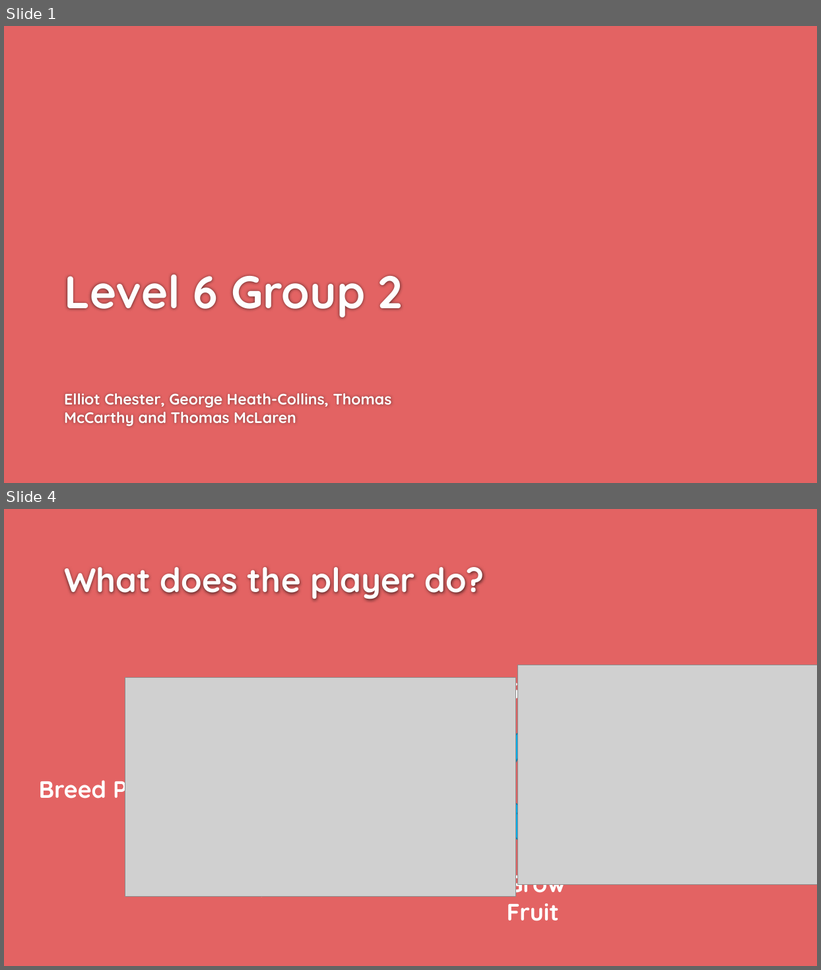
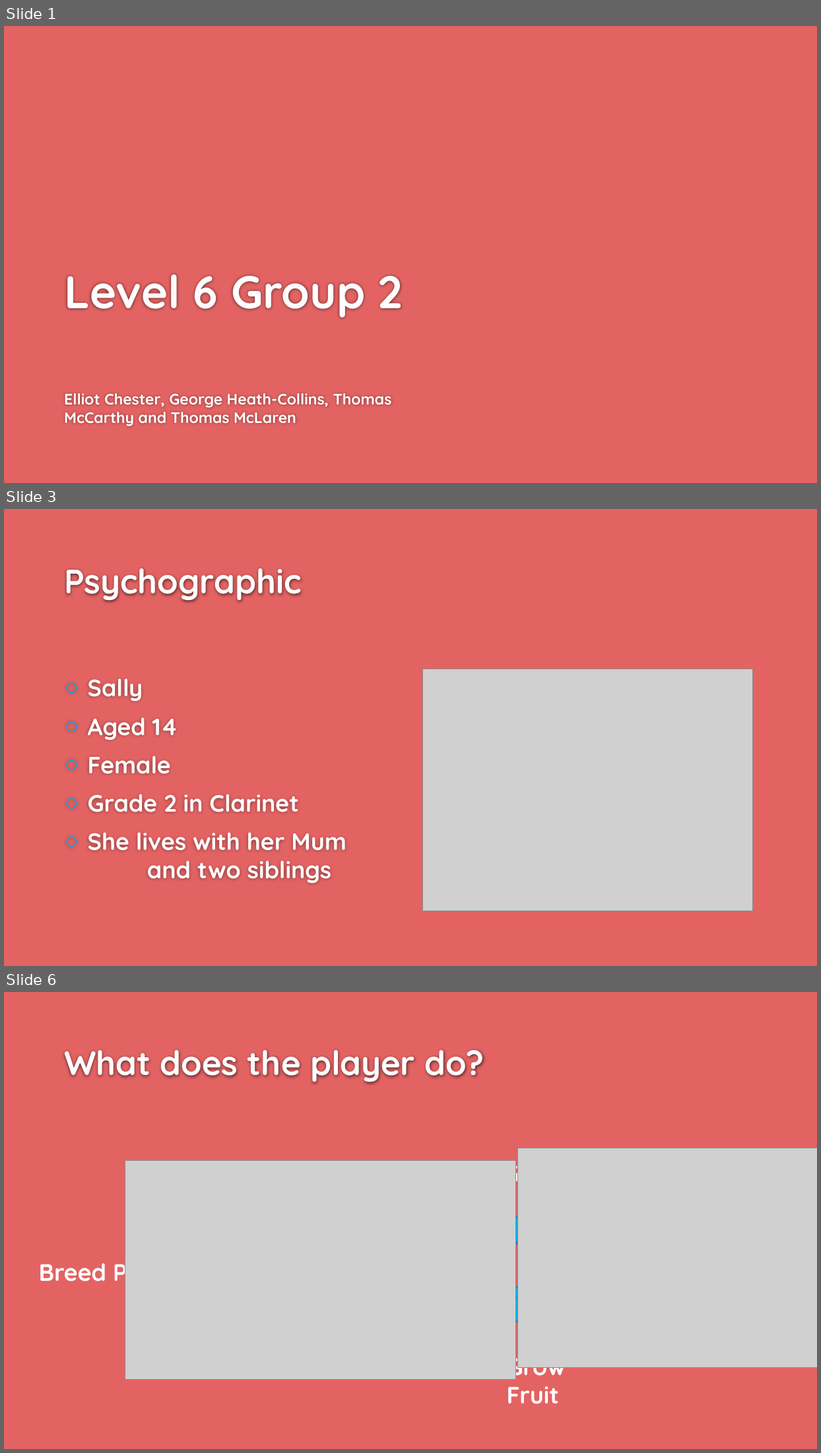
Before and after one commit to UoSGroupProjects1819/game-project-group-2, a slide deck: Presentations/presentation_02.pptx. Shown one above the other, each under a label of ours: slides 1 and 4 before the commit, slides 1, 3 and 6 after it; the slides between them are not shown. The pictures are 821x970 and 821x1453 pixels, drawn with LibreOffice and Linux fonts; fonts in the diff are those of the drawing; grey boxes stand for pictures; background and template pictures are left out. Boxes give left, top, right and bottom in pixels: in the first picture for what was removed or moved away, otherwise in the second. Text is boxed around its words. In the diff, an @@ line names an element or a change of style, - is before the commit and + after.

```diff
--- a/Presentations/presentation_02.pptx
+++ b/Presentations/presentation_02.pptx
@@ slide 3 added at box(4, 509, 817, 966), background #E36363 @@
@@ title added at box(64, 568, 302, 603), 40 pt, text #FEFEFE, bold @@
+Psychographic
@@ text added at box(88, 679, 347, 883), 28 pt, text #FFFFFF, bold @@
+○ Sally
+○ Aged 14
+○ Female
+○ Grade 2 in Clarinet
+○ She lives with her Mum and two siblings
@@ picture added at box(423, 669, 753, 912) @@
@@ what was slide 4 is now slide 6 @@
```
Also in this commit, not shown: 4 slides changed, 2 other slides added, 1 slide removed, 2 other files.
